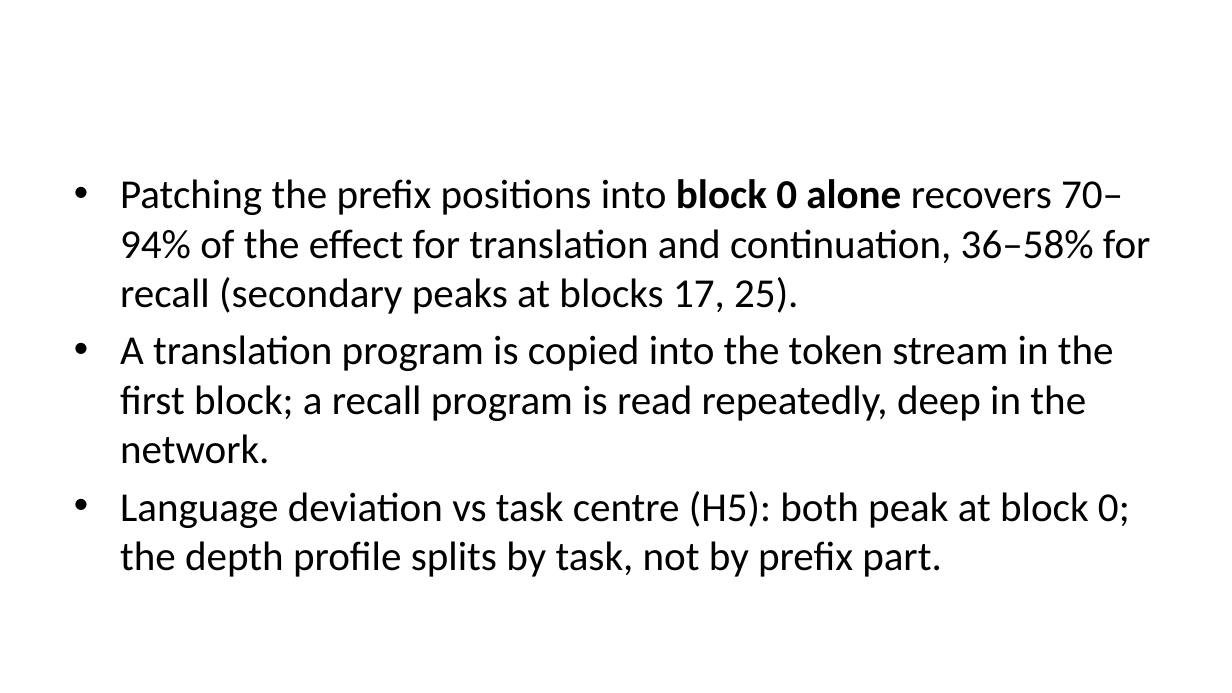
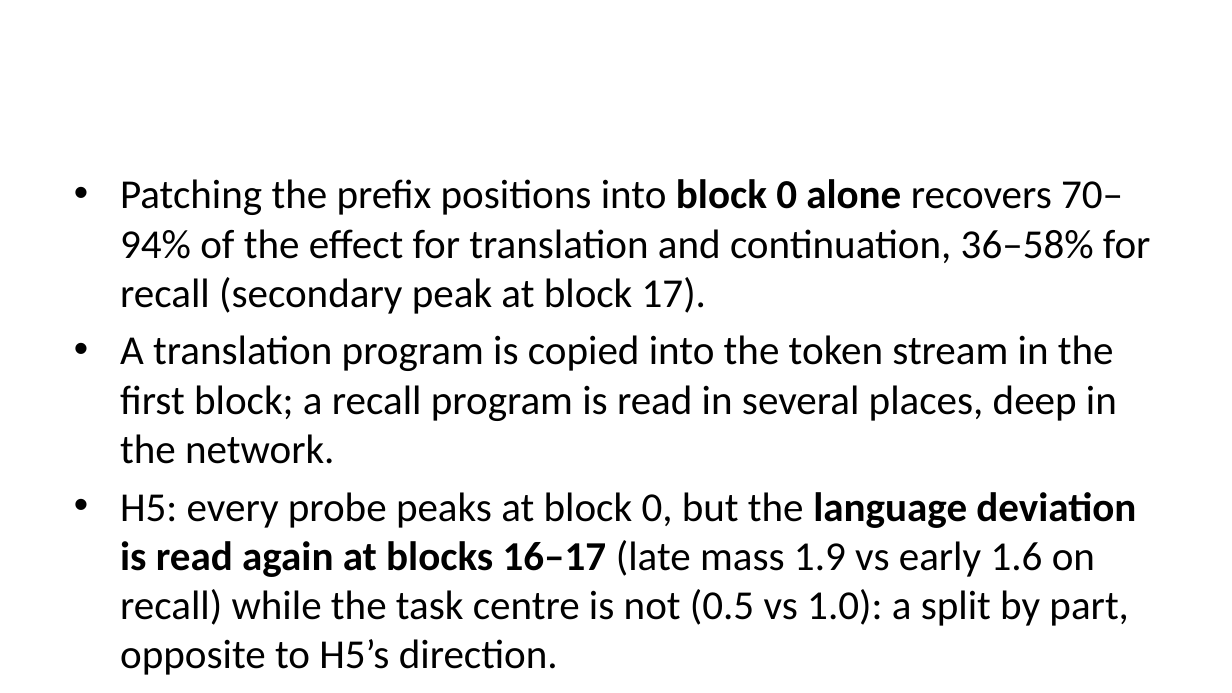
Before and after one commit to sirotenkogeorgii/prefix-programs, a slide deck: slide 14 of slides/slides.pptx (slide 13 before the commit). Drawn at 1232x693 pixels with LibreOffice and Linux fonts; fonts in the diff are those of the drawing. Boxes give left, top, right and bottom in pixels: in the first picture for what was removed or moved away, otherwise in the second. Text is boxed around its words. In the diff, an @@ line names an element or a change of style, - is before the commit and + after.

```diff
--- a/slides/slides.pptx
+++ b/slides/slides.pptx
@@ text at box(120, 179, 1151, 626): text changed @@
-• Patching the prefix positions into block 0 alone recovers 70–94% of the effect for translation and continuation, 36–58% for recall (secondary peaks at blocks 17, 25).
-• A translation program is copied into the token stream in the first block; a recall program is read repeatedly, deep in the network.
-• Language deviation vs task centre (H5): both peak at block 0; the depth profile splits by task, not by prefix part.
+• Patching the prefix positions into block 0 alone recovers 70–94% of the effect for translation and continuation, 36–58% for recall (secondary peak at block 17).
+• A translation program is copied into the token stream in the first block; a recall program is read in several places, deep in the network.
+• H5: every probe peaks at block 0, but the language deviation is read again at blocks 16–17 (late mass 1.9 vs early 1.6 on recall) while the task centre is not (0.5 vs 1.0): a split by part, opposite to H5’s direction.
```
Also in this commit, not shown: 4 other slides changed, 1 slide added, 19 other files.
